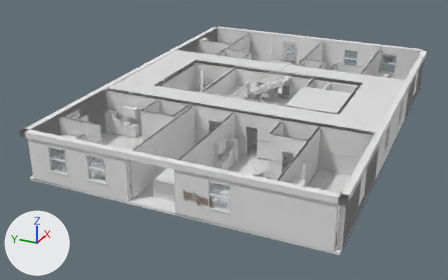
One commit to the glTF model game/assets/building/floor_06.gltf: the scene before it, then after it.
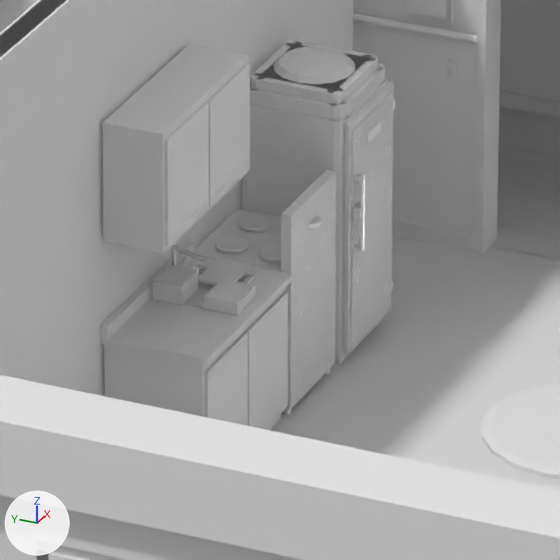
The first picture shows the older version from a 50 mm camera at (-40.7, -15.5, 34.5) aimed at (-1.5, 2.2, 14.9). The close-ups show the older and then the newer version on the part from 46% to 56% of the width and 48% to 65% of the height of that picture. Only the edits that show in the close-ups are written down. The lights are fixed; the arrows at lower left show +X, +Y and +Z. Objects named as collision shapes, trigger or cutter boxes, shadow casters or lower levels of detail are left out. Vertices at exactly the same position are counted once.

The first close-up shows 'F06_cornice', 'F06_floors_floor_oak', 'F06_furnish_appliance', 'F06_furnish_countertop', 'F06_furnish_enamel', 'F06_furnish_floor_oak', 'F06_furnish_soot', 'F06_furnish_trim', 'F06_furniture_plaster_stained-col', 'F06_trim', 'F06_walls-col', 'F06_walls_cbrick-col' and 11 more.
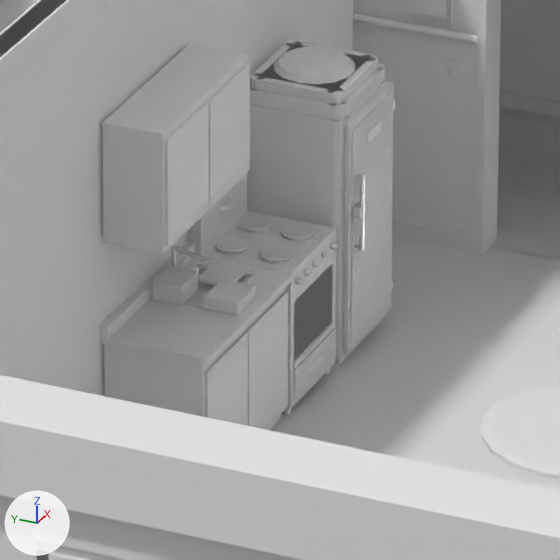
Pixel boxes [x1, y1, x2, y2] of what changed, in the close-ups (560 x 560 px; the box of a moved part takes in the faces that stretch with it):
'F06_furnish_enamel', reshaped: before [281, 170, 336, 409]; after [191, 174, 336, 409]
part 1 of me_f06_furnish_enamel, moved or reshaped: before [281, 170, 336, 273]; after [191, 174, 247, 255]
part 2 of me_f06_furnish_enamel, moved or reshaped (not visible before): after [293, 328, 336, 398]
part 3 of me_f06_furnish_soot, moved or reshaped (not visible before): after [294, 263, 333, 361]
part 4 of me_f06_furnish_soot, moved or reshaped (not visible before): after [293, 322, 335, 368]

What the commit changed:
me_f06_furnish_enamel is used by ob_f06_furnish_enamel; location (0.0, 0.0, 0.0).
me_f06_furnish_enamel had 96 vertices, 144 faces and spanned x -7.79..6.17, y -1.07..8.79, z 16.06..17.24.
me_f06_furnish_enamel now has 72 vertices, 108 faces and spans x -7.79..6.19, y -1.09..8.79, z 16.06..17.24.
me_f06_furnish_enamel part 1: the loose piece of 8 vertices spanning x -7.79..-7.17, y -1.07..-1.01, z 16.9..17.24 is moved by (0.0, 0.54, 0.0).
me_f06_furnish_enamel part 2: the loose piece of 8 vertices spanning x -7.76..-7.2, y -0.47..-0.45, z 16.11..16.3 is moved by (0.0, -0.62, 0.0).
Other edits to the shape of me_f06_furnish_enamel do not show in these pictures.
me_f06_furnish_soot has 1099 vertices, 1928 faces and spans x -13.4..6.3, y -6.1..9.5, z 16.0..17.9.
me_f06_furnish_soot is used by ob_f06_furnish_soot; location (0.0, 0.0, 0.0).
me_f06_furnish_soot part 3: the loose piece of 8 vertices spanning x -7.6..-7.3, y -0.4, z 16.5..16.6 is scaled about its middle by (1.77, 1.88, 2.81), then moved by (0.0, -0.6, 0.0).
me_f06_furnish_soot part 4: the loose piece of 8 vertices spanning x -7.8..-7.2, y -0.5, z 16.3 is moved by (0.0, -0.6, 0.0).
